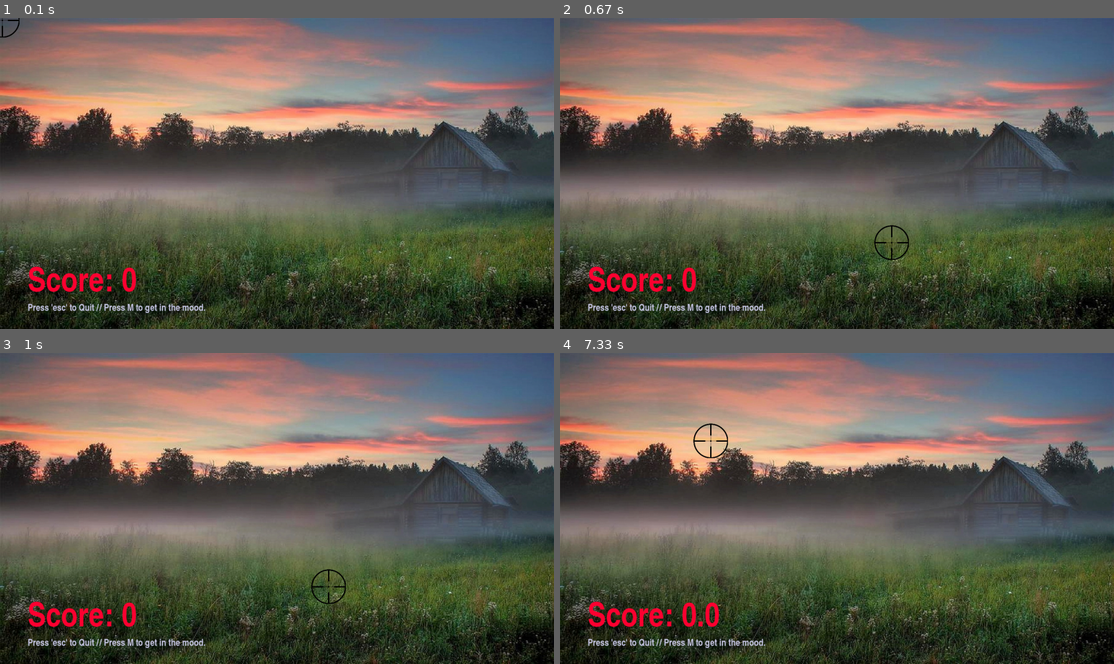
Above: before the commit, frames 1-4 (two rows, left to right).
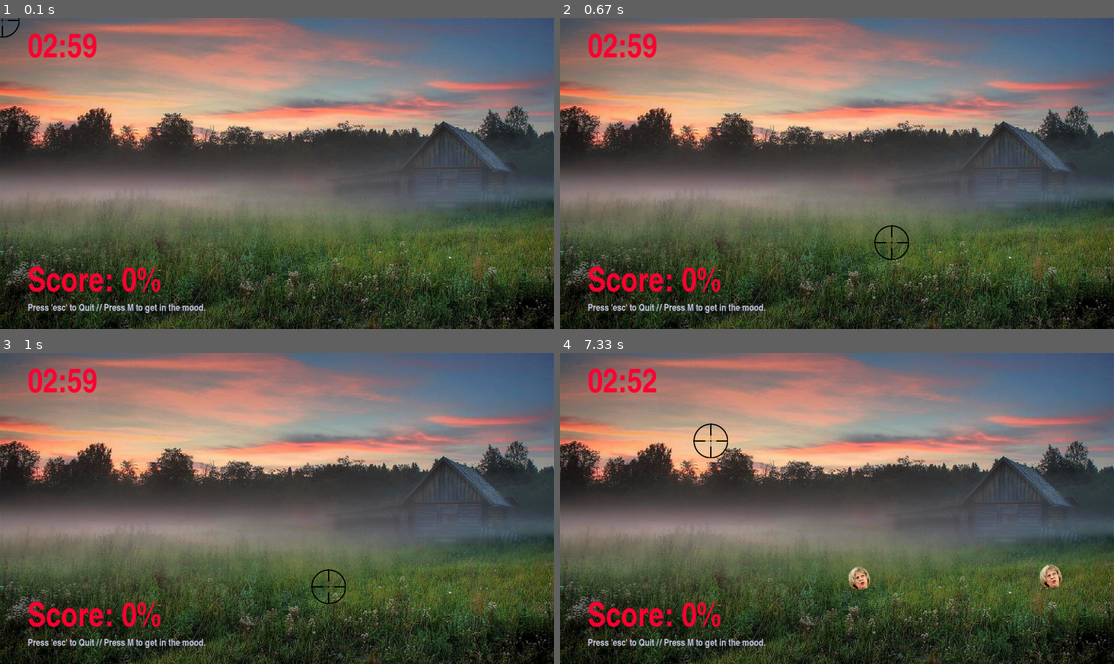
Above: after the commit, the same moments.

Repository: LewPort/quackhunt
Game: pygame game, started from duckhunt.py
Same seed, same stepped clock (60 frames per second), same inputs: the game is played once before the commit and once after it.
Inputs (mouse positions are in pixels of both pictures, inside the frame that each line leads up to):
- Up to frame 1 (0.1 s): no input
- Up to frame 2 (0.67 s): press the mouse at (704, 176) at 0.37 s; move the mouse to (798, 207) at 0.47 s; release the mouse at (892, 241) at 0.6 s
- Up to frame 3 (1 s): press the mouse at (144, 511) at 0.7 s; move the mouse to (238, 548) at 0.8 s; release the mouse at (326, 586) at 0.93 s
- Up to frame 4 (7.33 s): press the mouse at (704, 511) at 1.03 s; move the mouse to (803, 505) at 1.13 s; release the mouse at (903, 499) at 1.27 s; press the mouse at (704, 511) at 1.37 s; move the mouse to (687, 483) at 1.47 s; release the mouse at (670, 458) at 1.6 s; press the mouse at (704, 511) at 1.7 s; move the mouse to (825, 483) at 1.8 s; release the mouse at (953, 452) at 1.93 s; press the mouse at (704, 511) at 2.03 s; move the mouse to (704, 511) at 2.13 s; release the mouse at (704, 508) at 2.27 s; press the mouse at (704, 511) at 2.37 s; move the mouse to (704, 567) at 2.47 s; release the mouse at (704, 626) at 2.6 s; press the mouse at (704, 511) at 2.7 s; move the mouse to (665, 492) at 2.8 s; release the mouse at (632, 477) at 2.93 s; press the mouse at (704, 511) at 3.03 s; move the mouse to (698, 524) at 3.13 s; release the mouse at (692, 539) at 3.27 s; click (831, 408) at 3.42 s; click (931, 405) at 3.92 s; click (643, 455) at 4.25 s; click (825, 474) at 4.75 s; click (1003, 564) at 5.32 s; click (886, 480) at 5.65 s; click (659, 567) at 6.08 s; press the mouse at (704, 511) at 6.43 s; move the mouse to (748, 480) at 6.53 s; move the mouse to (798, 449) at 6.63 s; release the mouse at (798, 449) at 6.67 s; click (709, 440) at 6.82 s

The runs differ from the first frame. In frame 1, 0.6% of the frame differs, in the area x 5-29%, y 4-89%; in frame 2, 0.6%; in frame 3, 0.6%; in frame 4, 1.2%, in the area x 5-91%, y 4-89%.

Commit message:
added comments, timer, score n loads of stuff idk

Diff:
--- a/duckhunt.py
+++ b/duckhunt.py
@@ -5,7 +5,7 @@
 pygame.init()
 
 debug = False
-monitor_res_width = pygame.display.Info().current_w
+monitor_res_width = pygame.display.Info().current_w #Get monitor resolution width
 
 aspect_ratio = 1.78
 display_width = 1280
@@ -22,7 +22,7 @@
 infofont = pygame.font.SysFont("impact", 20)
 
 crosshair_orig = pygame.image.load('./img/crosshair.png')
-crosshair_img = pygame.transform.rotozoom(crosshair_orig, 0, 0.4)
+crosshair_img = pygame.transform.rotozoom(crosshair_orig, 0, 0.4) #Scaling the crosshair down
 
 music = False
 
@@ -39,7 +39,7 @@
     scene_bg = pygame.transform.scale(scene_bg, (display_width, display_height))
     game_display.blit(scene_bg, (0, 0))
 
-
+#Blueprint for ducks and their behaviour
 class Duck:
     duck_number = 0
 
@@ -92,56 +92,49 @@
 
 
 
-
+#Generates instances of the Duck class, but won't 'launch' them on to the screen yet. That's done in the gameloop.
 def duckgen(n):
-
     global ducksreleased
-    if debug == True:
-        if duck == {}:
-            duck_startle_sfx.play()
-            for i in range(n):
+    if duck == {}:
+        duck_startle_sfx.play()
+        for i in range(n):
+            if debug == True:
                 duck[i] = Duck(sprite='./img/may1.png',
-                      x_pos=random.uniform(display_width * 0.1, display_width * 0.9),
-                      y_pos=display_height * 0.8,
-                      z_pos=0.1,
-                      x_mov= random.uniform(-1, 1),
-                      y_mov= random.uniform(2, 4),
-                      z_mov = random.randrange(1,3),
-                      rotation_rate=0.5)
-                ducksreleased += 1
-
-    else:
-        if duck == {}:
-            duck_startle_sfx.play()
-            for i in range(n):
+                              x_pos=random.uniform(display_width * 0.1, display_width * 0.9),
+                              y_pos=display_height * 0.8,
+                              z_pos=0.1,
+                              x_mov= random.uniform(-1, 1),
+                              y_mov= random.uniform(2, 4),
+                              z_mov = random.randrange(1,3),
+                              rotation_rate=0.5)
+
+            else:
                 duck[i] = Duck(sprite='./img/may1.png',
-                      x_pos=random.uniform(display_width * 0.1, display_width * 0.9),
-                      y_pos=display_height * 0.8,
-                      z_pos=0.1,
-                      x_mov= random.uniform(-10, 10),
-                      y_mov= random.uniform(6, 10),
-                      z_mov = random.randrange(5,15),
-                      rotation_rate=0.5)
-                ducksreleased += 1
-
-
-
+                               x_pos=random.uniform(display_width * 0.1, display_width * 0.9),
+                               y_pos=display_height * 0.8,
+                               z_pos=0.1,
+                               x_mov=random.uniform(-10, 10),
+                               y_mov=random.uniform(6, 10),
+                               z_mov=random.randrange(5, 15),
+                               rotation_rate=0.5)
+            ducksreleased += 1
+
+
+#Detects if a shot has hit a duck.
 def duck_hit_detection():
     global gunshottime
     global gunloaded
     cursorloc = pygame.mouse.get_pos()
 
-    if debug == True:
+    if debug == True: #Draws a red dot where the pygame thinks the cursor is
         pygame.draw.rect(game_display, red, (cursorloc[0], cursorloc[1], 10, 10))
-        #mark_shot()
-
-    if gunshottime + 1 <= time.time():
+
+    if gunshottime + 1 <= time.time(): #Simulates the time it takes for a shot to reload, so you can't just spray like a machine gun.
         gunloaded = True
     else:
         gunloaded = False
 
-
-    if gunloaded == True and pygame.mouse.get_pressed()[0]:
+    if gunloaded == True and pygame.mouse.get_pressed()[0]: #Here's where the gun fires and hits the ducks
         gunshot_sfx.play()
         gunshottime = time.time()
         for i in duck:
@@ -150,36 +143,47 @@
                 if duck[i].dead == False:
                     duck[i].deadduck()
 
-def draw_crosshair():
+
+def draw_crosshair(): #This is pretty self explanatory
     loc = pygame.mouse.get_pos()
     game_display.blit(crosshair_img, (loc[0] - (crosshair_img.get_width() / 2), loc[1] - crosshair_img.get_height() /2))
 
-
-
-def mark_shot():
-    loc = pygame.mouse.get_pos()
-    while gunloaded == False:
-        pygame.draw.rect(game_display, red, (loc[0], loc[1], 10, 10))
-
+def stopwatch(): #Mechanism used to mark the time at which ducks are released onto the screen.
+    elapsed = time.time() - stopwatch_start
+    elapsed = int(elapsed)
+    return elapsed
 
 def reset_stopwatch():
     global stopwatch_start
     stopwatch_start = time.time()
 
-def stopwatch():
-    elapsed = time.time() - stopwatch_start
-    elapsed = int(elapsed)
-    return elapsed
-
-
-
-
+def gametimer(): #Times how long the game has been going, which will be displayed on screen via the gameloop
+    timetogo = (int(gamestart) + (gameduration)) - time.time()
+    if timetogo < 0:
+        timetogo = 0
+    timetogo = time.strftime('%M:%S', time.gmtime(timetogo))
+    return timetogo
+
+def summary(score): #Offering a summary of the player's score
+    if score > 79:
+        return 'Strong & Stable'
+    elif score > 59:
+        return 'Somewhat Stable'
+    elif score > 39:
+        return 'Weak and Wobbly'
+    elif score > 19:
+        return 'No Overall Control'
+    else:
+        return 'Gove-esque'
 
 ########### GAME STARTS HUR ############
 
 playing = True
 
-pygame.mouse.set_visible(False)
+gamestart = time.time()
+gameduration = 60 * 3 #Game duration in secs
+
+pygame.mouse.set_visible(False) #Hiding the standard cursor so it can be replaced with a crosshair
 
 pygame.mixer.music.set_volume(0.8)
 pygame.mixer.music.play(-1)
@@ -189,14 +193,14 @@
     mozart.set_volume(0.8)
 
 stopwatch_start = time.time()
-duck_release_time = random.randrange(1,3)
+duck_release_time = 2 #initial time before the ducks are released, in seconds. This is then changed via the gameloop
 gunloaded = True
-gunshottime = time.time()
-
-duck = {}
-
-ducksreleased = 0
-hitcount = 0
+gunshottime = time.time() #Logs the time that the gun was fired, in order to give a 1 second reload time
+
+duck = {} #The ducks currently in play!
+
+ducksreleased = 0 #Total number of ducks released. Used to calculate score.
+hitcount = 0 #Ducks successfully shot
 
 
 #Game Loop
@@ -204,19 +208,23 @@
 
     drawbackground()
 
-    if stopwatch() == duck_release_time:
-        duckgen(random.randrange(1,4)) #Gener8 a ranom amount of ducks
-
-
+    #Ducks generated here nai so they are
+    if stopwatch() == duck_release_time and time.time() < gamestart + gameduration:
+        duckgen(random.randrange(1,4))
+
+    #Iterates through the duck dictionary and draws them to the screen
     for i in duck:
         duck[i].draw_duck()
-    draw_crosshair()
-
+
+    draw_crosshair() #obv
+
+    #Players score is processed here
     if ducksreleased == 0:
         score = 0
     else:
-        score = round((hitcount / ducksreleased) * 100, 2)
-
+        score = round((hitcount / ducksreleased) * 100)
+
+    #Key-input handling
     for event in pygame.event.get():
         if event.type == pygame.QUIT:
             playing = False
@@ -232,14 +240,29 @@
                     music = True
 
     duck_hit_detection()
-    score = scorefont.render("Score: %s" % score, 1, red)
-    game_display.blit(score, (display_width * 0.05, display_height * 0.8))
+
+    scoredisplay = scorefont.render("Score: %s%%" % score, 1, red)
+    game_display.blit(scoredisplay, (display_width * 0.05, display_height * 0.8))
+    timer = scorefont.render(gametimer(), 1, red)
+    game_display.blit(timer, (display_width * 0.05, display_height * 0.05))
     info = infofont.render("Press 'esc' to Quit // Press M to get in the mood.", 1, grey)
     game_display.blit(info, (display_width * 0.05, display_height * 0.92))
 
-    if stopwatch() > 10:
+    #Display score & Summary at the end of the game
+    if time.time() > gamestart + gameduration:
+        if gamestart + gameduration + 60 < time.time(): #period of time that the summary stays on screen (secs)
+            playing = False
+        else:
+            if music == False: #Triggers music at the end
+                music = True
+                mozart.play()
+            timesup = scorefont.render('%s%%: %s' % (score, summary(score).upper()), 1, red)
+            game_display.blit(timesup, ((display_width/2) - (timesup.get_width()/2), display_height // 2))
+
+
+    if stopwatch() > 5: #The number of seconds between ducks being generated
         reset_stopwatch()
-        duck_release_time = random.randrange(0, 5)
+        duck_release_time = random.randrange(1, 2)
         duck.clear()
 
     pygame.display.update()
